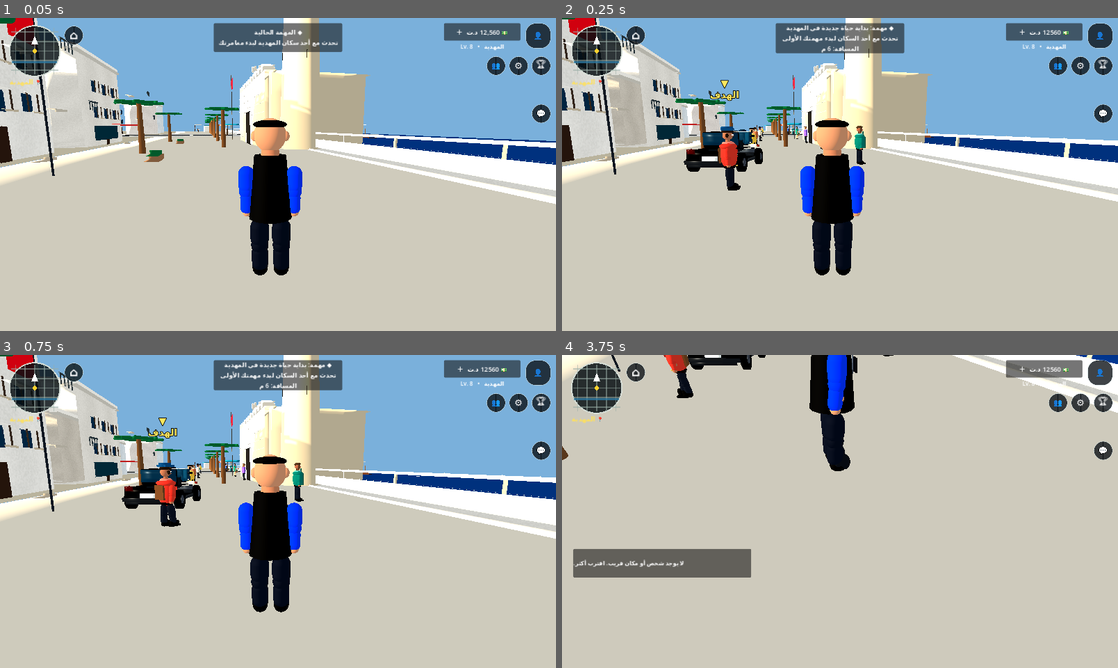
Above: before the commit, frames 1-4 (two rows, left to right).
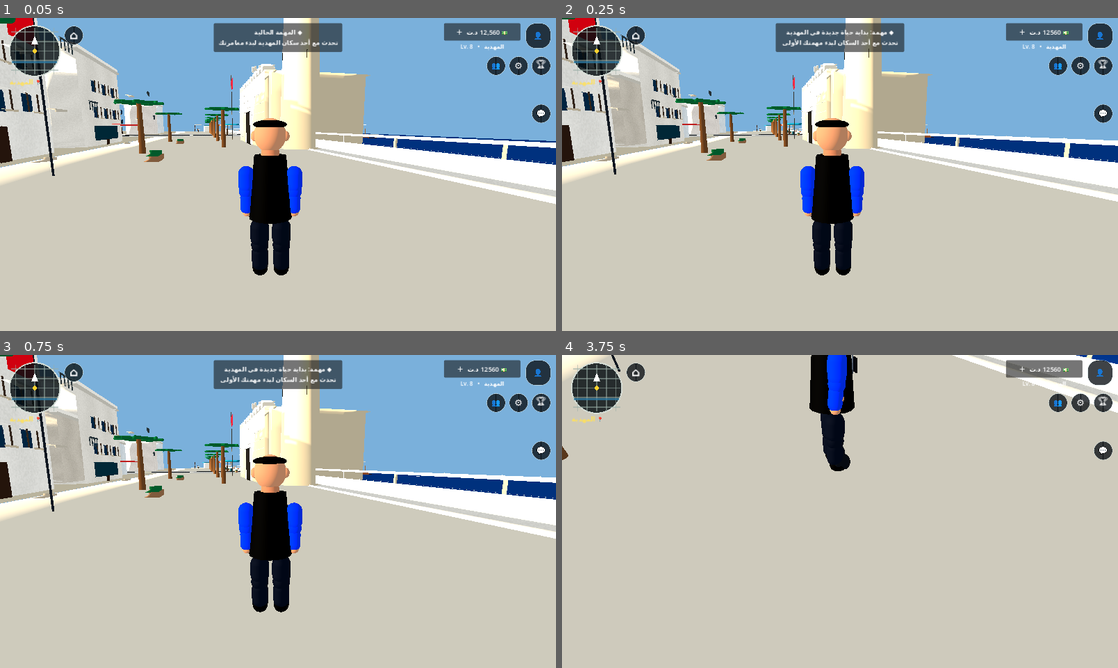
Above: after the commit, the same moments.

Repository: stevennpllk-crypto/REAL-LIFE-MAHDIA
Game: Godot game, scene res://scenes/Main.tscn
Same seed, same stepped clock (60 frames per second), same inputs: the game is played once before the commit and once after it.
Inputs (mouse positions are in pixels of both pictures, inside the frame that each line leads up to):
- Up to frame 1 (0.05 s): no input
- Up to frame 2 (0.25 s): no input
- Up to frame 3 (0.75 s): click "⌂" at 0.5 s
- Up to frame 4 (3.75 s): click "👤" at 1.25 s; click "🏆" at 2 s; tap Enter at 2.75 s; move the mouse to (867, 511) at 2.77 s; hold W (move_forward) from 2.78 s (still down); tap E (interact) at 2.85 s; tap Space (jump) at 3.02 s; move the mouse to (812, 511) at 3.52 s; tap Shift (run) at 3.6 s

Frame 1 is identical in both runs. In frame 2, 2.7% of the frame differs, in the area x 21-62%, y 2-56%; in frame 3, 2.8%; in frame 4, 3.7%, in the area x 2-60%, y 0-72%.
Error after the commit: Parse Error: Cannot infer the type of "facade" variable because the value doesn't have a set type. (res://scripts/large_world_expansion.gd:82)

Commit message:
Integrate three-district procedural world expansion

Diff:
--- a/scripts/main.gd
+++ b/scripts/main.gd
@@ -12,6 +12,7 @@
 const AI_SERVICE_SCRIPT = preload("res://scripts/ai_service.gd")
 const PLANET_NAV_SCRIPT = preload("res://scripts/planet_navigation.gd")
 const TERRAIN_STREAMER_SCRIPT = preload("res://scripts/terrain_streamer.gd")
+const LARGE_WORLD_EXPANSION_SCRIPT = preload("res://scripts/large_world_expansion.gd")
 
 var player: CharacterBody3D
 var mobile_controls: Node
@@ -71,6 +72,11 @@
 	await get_tree().process_frame
 	await _build_town()
 	print("MAHDIA_TOWN_READY")
+	var large_world := Node3D.new()
+	large_world.name = "MahdiaLargeWorldExpansion"
+	large_world.set_script(LARGE_WORLD_EXPANSION_SCRIPT)
+	add_child(large_world)
+	await large_world.call("build_world")
 	_spawn_residents()
 	_spawn_vehicle()
 	_spawn_traffic()
